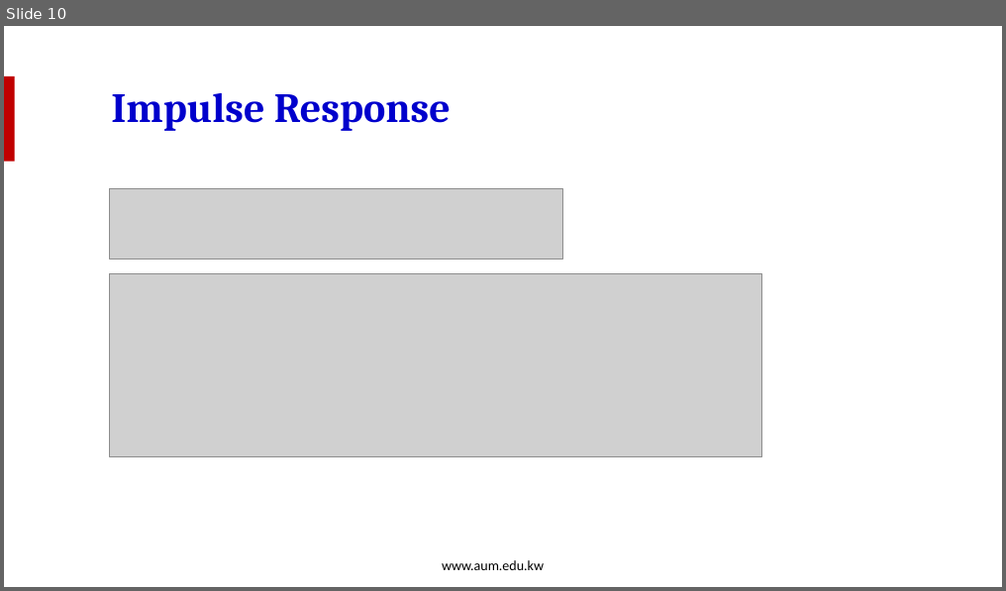
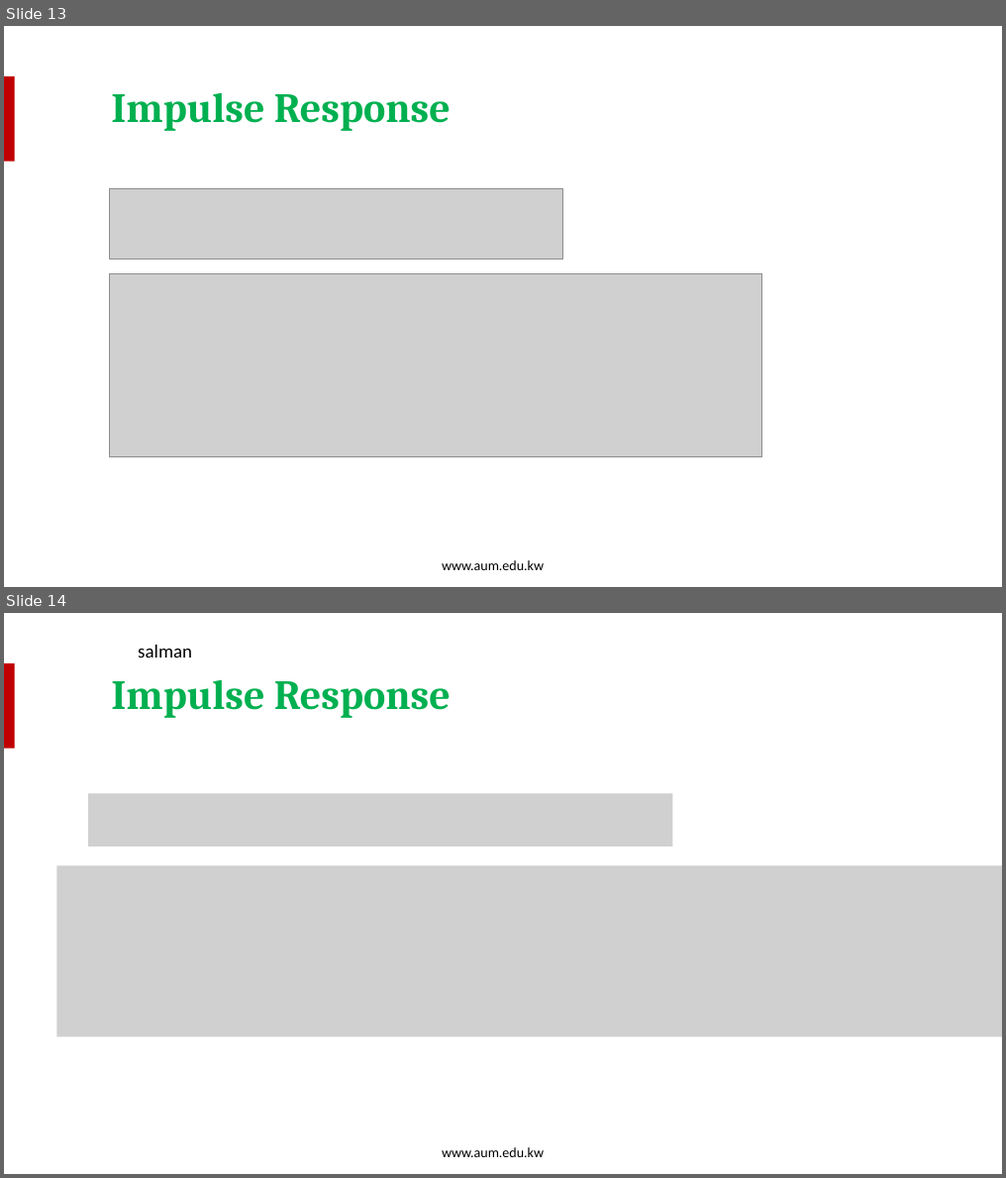
Before and after one commit to salmanrazzaq1993/AUM-WORK, a slide deck: PP WORK/Instructor Version/Week 6/Week 6 Lecture 1-Transfer Function.pptx. Shown one above the other, each under a label of ours: slide 10 before the commit, slides 13 and 14 after it. The pictures are 1006x591 and 1006x1178 pixels, drawn with LibreOffice and Linux fonts; fonts in the diff are those of the drawing; grey boxes stand for pictures; background and template pictures are left out. Boxes give left, top, right and bottom in pixels: in the first picture for what was removed or moved away, otherwise in the second. Text is boxed around its words. In the diff, an @@ line names an element or a change of style, - is before the commit and + after.

```diff
--- a/PP WORK/Instructor Version/Week 6/Week 6 Lecture 1-Transfer Function.pptx
+++ b/PP WORK/Instructor Version/Week 6/Week 6 Lecture 1-Transfer Function.pptx
@@ slide 14 added at (4, 613, 1002, 1174), background picture (left out); not listed: 2 template elements that a slide beside it also shows @@
@@ text added at (138, 645, 192, 658), 18 pt, text #000000 @@
+salman
@@ text added at (111, 680, 450, 718), 40 pt, text #00B050, bold @@
+Impulse Response
@@ picture added at (88, 793, 673, 847) @@
@@ picture added at (57, 866, 1002, 1038) @@
@@ what was slide 10 is now slide 13 @@
@@ slide 13 changed as well @@
@@ text "Impulse Response" at (111, 93, 450, 131): text colour #0000CC to #00B050 @@
```
Also in this commit, not shown: 15 other slides changed, 6 other slides added.
